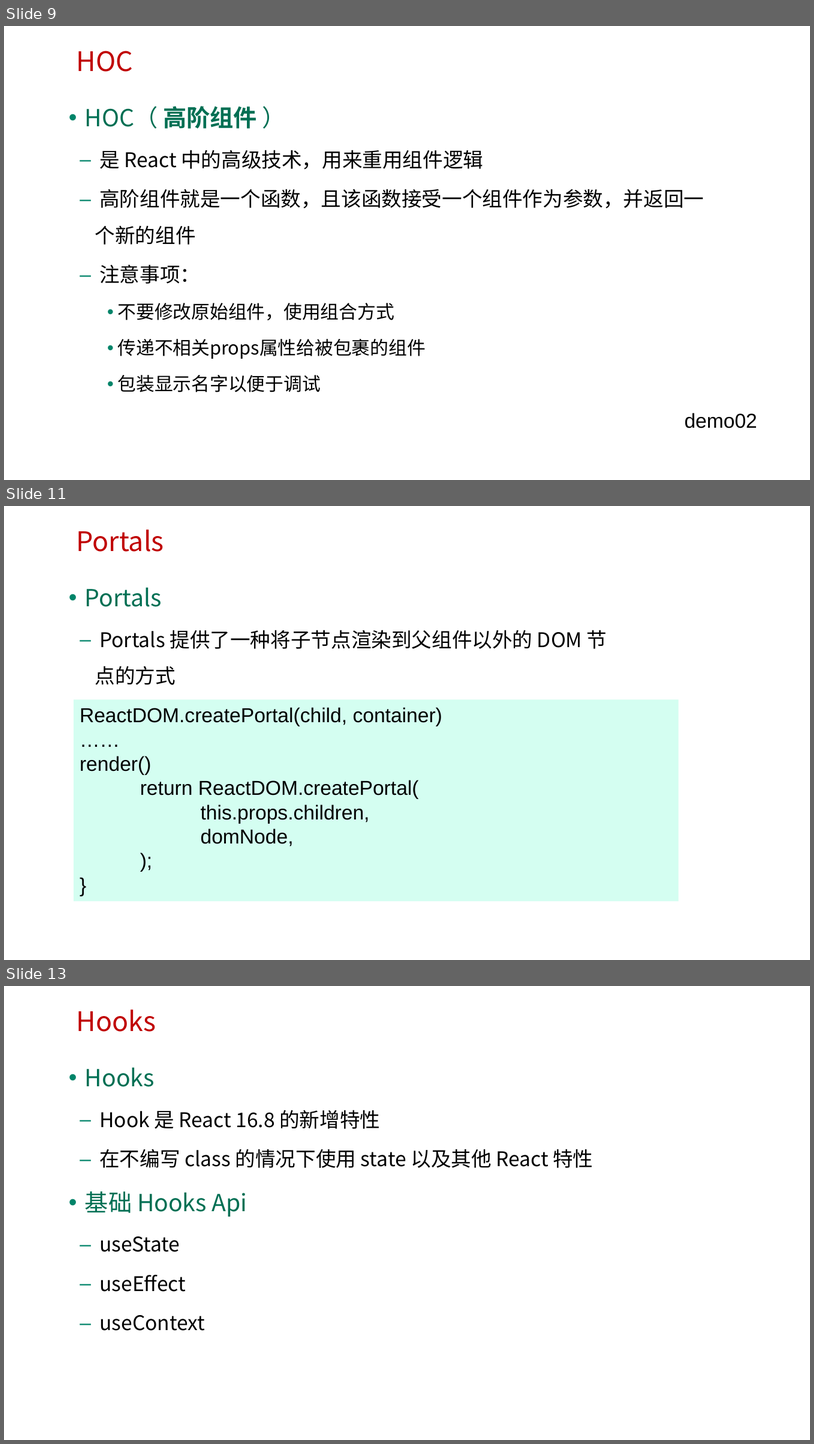
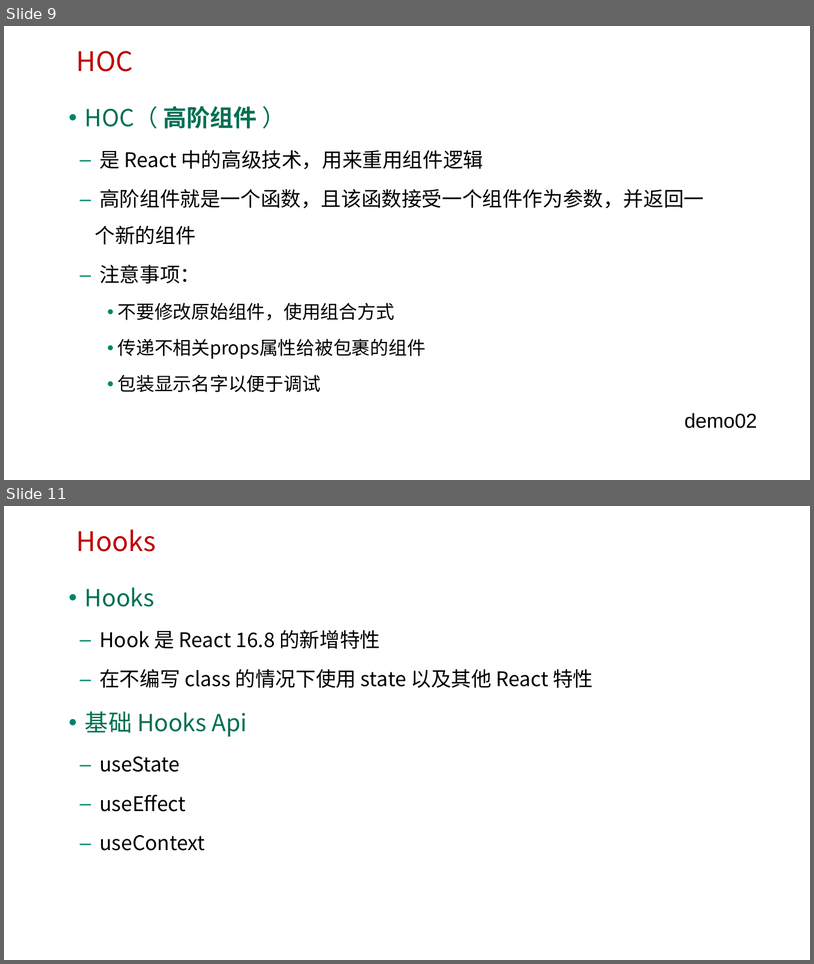
Before and after one commit to edu2act/course-react, a slide deck: materials/slides/ch04-Advanced Guides.pptx. Shown one above the other, each under a label of ours: slides 9, 11 and 13 before the commit, slides 9 and 11 after it; the slides between them are not shown. The pictures are 814x1444 and 814x964 pixels, drawn with LibreOffice and Linux fonts; fonts in the diff are those of the drawing; background and template pictures are left out. Boxes give left, top, right and bottom in pixels: in the first picture for what was removed or moved away, otherwise in the second. Text is boxed around its words. In the diff, an @@ line names an element or a change of style, - is before the commit and + after.

```diff
--- a/materials/slides/ch04-Advanced Guides.pptx
+++ b/materials/slides/ch04-Advanced Guides.pptx
@@ slide 11 removed at [4,506,810,960], background picture (left out) @@
@@ text removed at [76,529,164,552] @@
-Portals
@@ text removed at [85,587,608,685] @@
-• Portals
-  – Portals 提供了一种将子节点渲染到父组件以外的 DOM 节点的方式
@@ rectangle removed at [74,700,678,901] @@
-ReactDOM.createPortal(child, container)
-……
-render()
-return ReactDOM.createPortal(
-this.props.children,
-domNode,
-);
-}
@@ what was slide 13 is now slide 11 @@
```
Also in this commit, not shown: 3 slides changed, 1 other slide removed, 47 other files.
